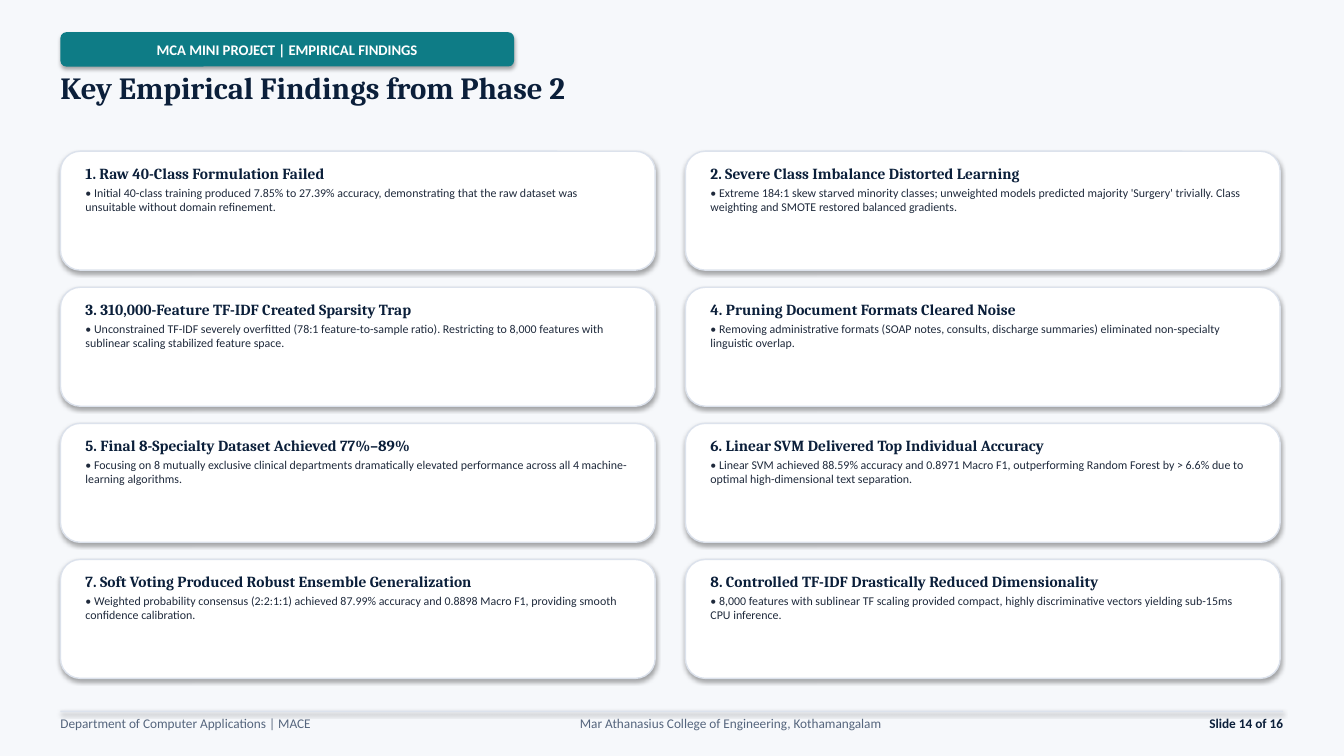
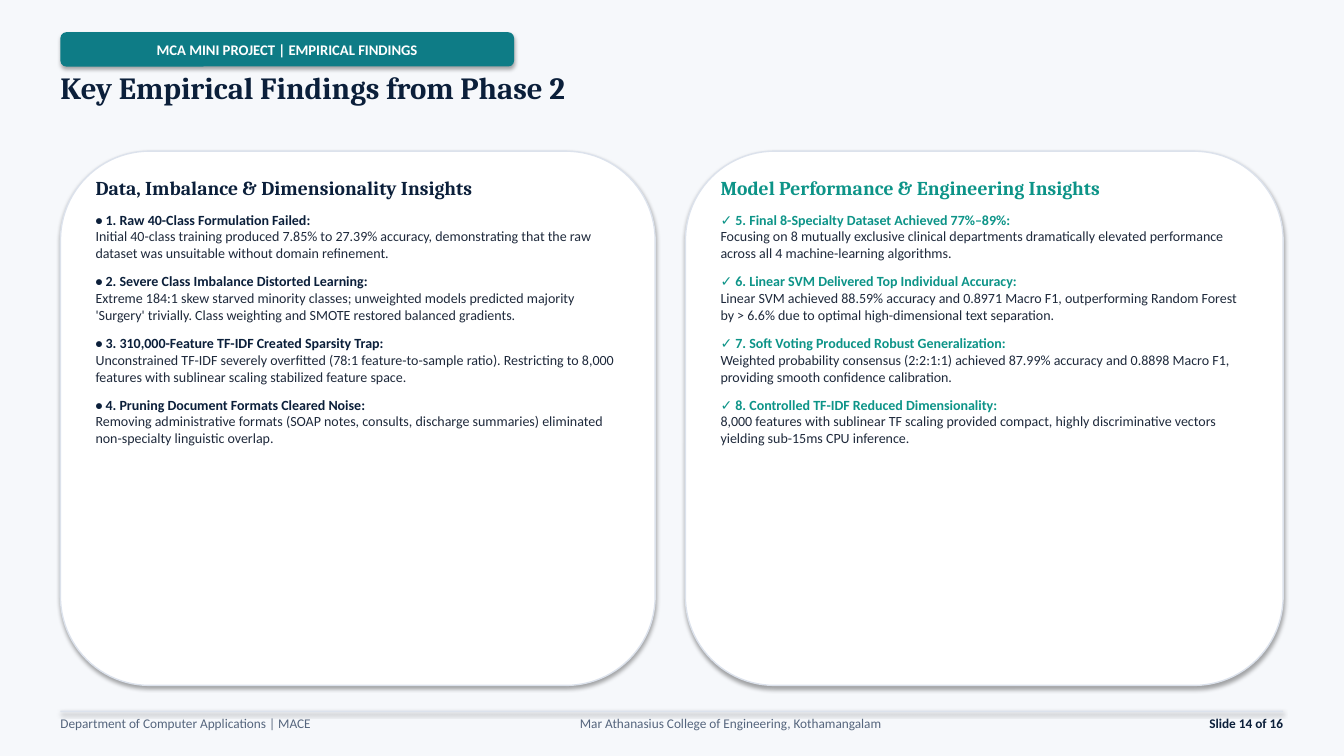
Before and after one commit to JiphinGeorge/Mini-Project-S3-MCA, a slide deck: slide 14 of model training project/2nd Presentation 30-9-2026/Medical_Specialty_Classification_Interim_Presentation_2.pptx. Drawn at 1344x756 pixels with LibreOffice and Linux fonts; fonts in the diff are those of the drawing. Boxes give left, top, right and bottom in pixels: in the first picture for what was removed or moved away, otherwise in the second. Text is boxed around its words. In the diff, an @@ line names an element or a change of style, - is before the commit and + after.

Commit message:
refactor: update presentation layout geometry and text styling to prevent overlap

```diff
--- a/model training project/2nd Presentation 30-9-2026/Medical_Specialty_Classification_Interim_Presentation_2.pptx
+++ b/model training project/2nd Presentation 30-9-2026/Medical_Specialty_Classification_Interim_Presentation_2.pptx
@@ rounded rectangle: place and size @@
-rounded rectangle at [60, 151, 655, 270]
+rounded rectangle at [60, 151, 655, 686]
@@ rounded rectangle: place and size @@
-rounded rectangle at [686, 151, 1280, 270]
+rounded rectangle at [686, 151, 1284, 686]
@@ text at [96, 181, 614, 446]: text changed; size 8.5 to 10 pt @@
-1. Raw 40-Class Formulation Failed
-• Initial 40-class training produced 7.85% to 27.39% accuracy, demonstrating that the raw dataset was unsuitable without domain refinement.
+Data, Imbalance & Dimensionality Insights
+• 1. Raw 40-Class Formulation Failed:
+Initial 40-class training produced 7.85% to 27.39% accuracy, demonstrating that the raw dataset was unsuitable without domain refinement.
+• 2. Severe Class Imbalance Distorted Learning:
+Extreme 184:1 skew starved minority classes; unweighted models predicted majority 'Surgery' trivially. Class weighting and SMOTE restored balanced gradients.
+• 3. 310,000-Feature TF-IDF Created Sparsity Trap:
+Unconstrained TF-IDF severely overfitted (78:1 feature-to-sample ratio). Restricting to 8,000 features with sublinear scaling stabilized feature space.
+• 4. Pruning Document Formats Cleared Noise:
+Removing administrative formats (SOAP notes, consults, discharge summaries) eliminated non-specialty linguistic overlap.
@@ text at [721, 181, 1237, 446]: text changed; size 8.5 to 10 pt @@
-2. Severe Class Imbalance Distorted Learning
-• Extreme 184:1 skew starved minority classes; unweighted models predicted majority 'Surgery' trivially. Class weighting and SMOTE restored balanced gradients.
+Model Performance & Engineering Insights
+✓ 5. Final 8-Specialty Dataset Achieved 77%–89%:
+Focusing on 8 mutually exclusive clinical departments dramatically elevated performance across all 4 machine-learning algorithms.
+✓ 6. Linear SVM Delivered Top Individual Accuracy:
+Linear SVM achieved 88.59% accuracy and 0.8971 Macro F1, outperforming Random Forest by > 6.6% due to optimal high-dimensional text separation.
+✓ 7. Soft Voting Produced Robust Generalization:
+Weighted probability consensus (2:2:1:1) achieved 87.99% accuracy and 0.8898 Macro F1, providing smooth confidence calibration.
+✓ 8. Controlled TF-IDF Reduced Dimensionality:
+8,000 features with sublinear TF scaling provided compact, highly discriminative vectors yielding sub-15ms CPU inference.
@@ rounded rectangle removed at [60, 287, 655, 406] @@
@@ rounded rectangle removed at [686, 287, 1280, 406] @@
@@ text removed at [85, 304, 604, 349] @@
-3. 310,000-Feature TF-IDF Created Sparsity Trap
-• Unconstrained TF-IDF severely overfitted (78:1 feature-to-sample ratio). Restricting to 8,000 features with sublinear scaling stabilized feature space.
@@ text removed at [710, 304, 1220, 349] @@
-4. Pruning Document Formats Cleared Noise
-• Removing administrative formats (SOAP notes, consults, discharge summaries) eliminated non-specialty linguistic overlap.
@@ rounded rectangle removed at [60, 423, 655, 542] @@
@@ text removed at [85, 440, 627, 485] @@
-5. Final 8-Specialty Dataset Achieved 77%–89%
-• Focusing on 8 mutually exclusive clinical departments dramatically elevated performance across all 4 machine-learning algorithms.
@@ rounded rectangle removed at [686, 423, 1280, 542] @@
@@ text removed at [710, 440, 1243, 485] @@
-6. Linear SVM Delivered Top Individual Accuracy
-• Linear SVM achieved 88.59% accuracy and 0.8971 Macro F1, outperforming Random Forest by > 6.6% due to optimal high-dimensional text separation.
@@ rounded rectangle removed at [60, 560, 655, 679] @@
@@ rounded rectangle removed at [686, 560, 1280, 679] @@
@@ text removed at [85, 576, 617, 619] @@
-7. Soft Voting Produced Robust Ensemble Generalization
-• Weighted probability consensus (2:2:1:1) achieved 87.99% accuracy and 0.8898 Macro F1, providing smooth confidence calibration.
@@ text removed at [710, 576, 1232, 619] @@
-8. Controlled TF-IDF Drastically Reduced Dimensionality
-• 8,000 features with sublinear TF scaling provided compact, highly discriminative vectors yielding sub-15ms CPU inference.
```
Also in this commit, not shown: 10 other slides changed, 3 other files.
